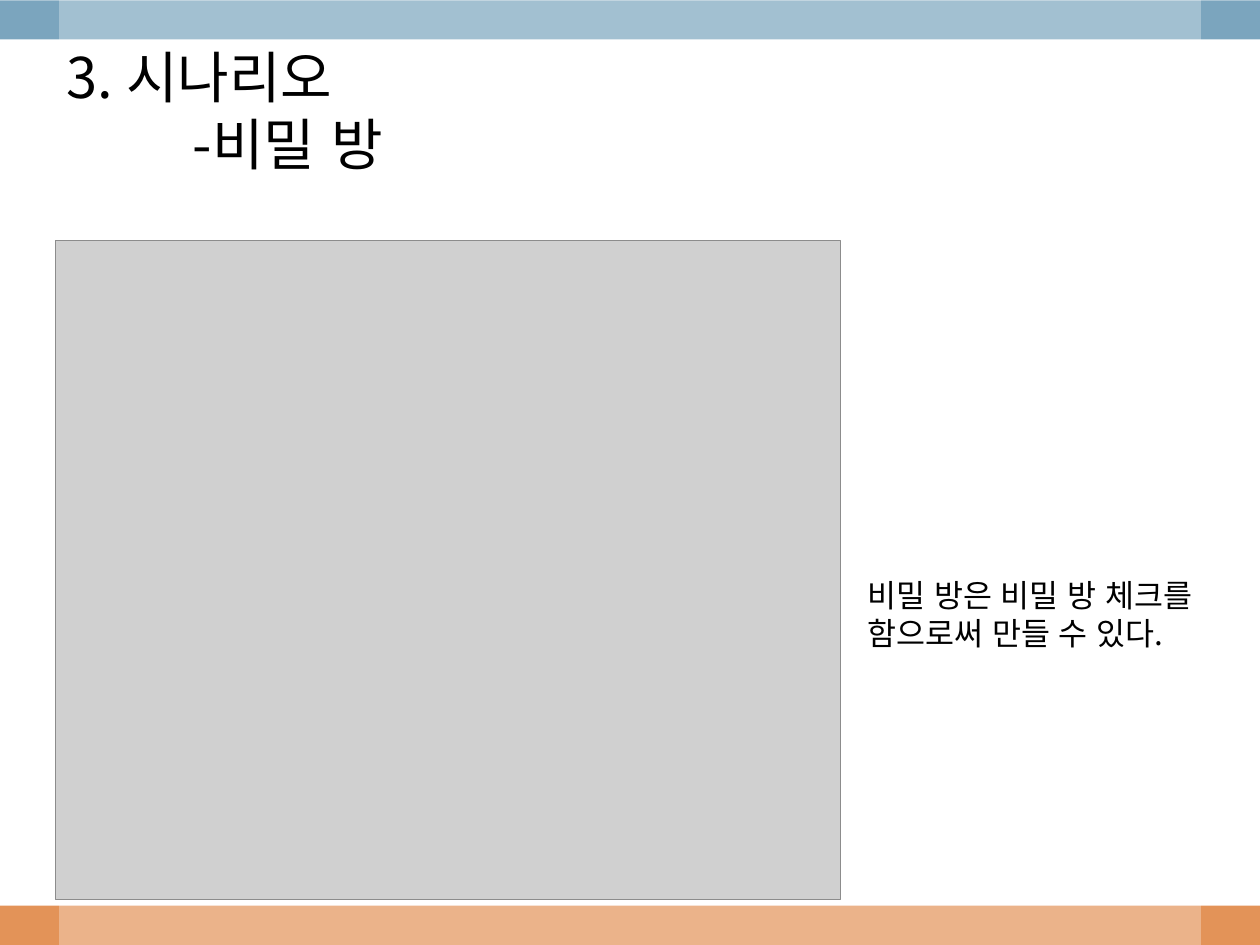
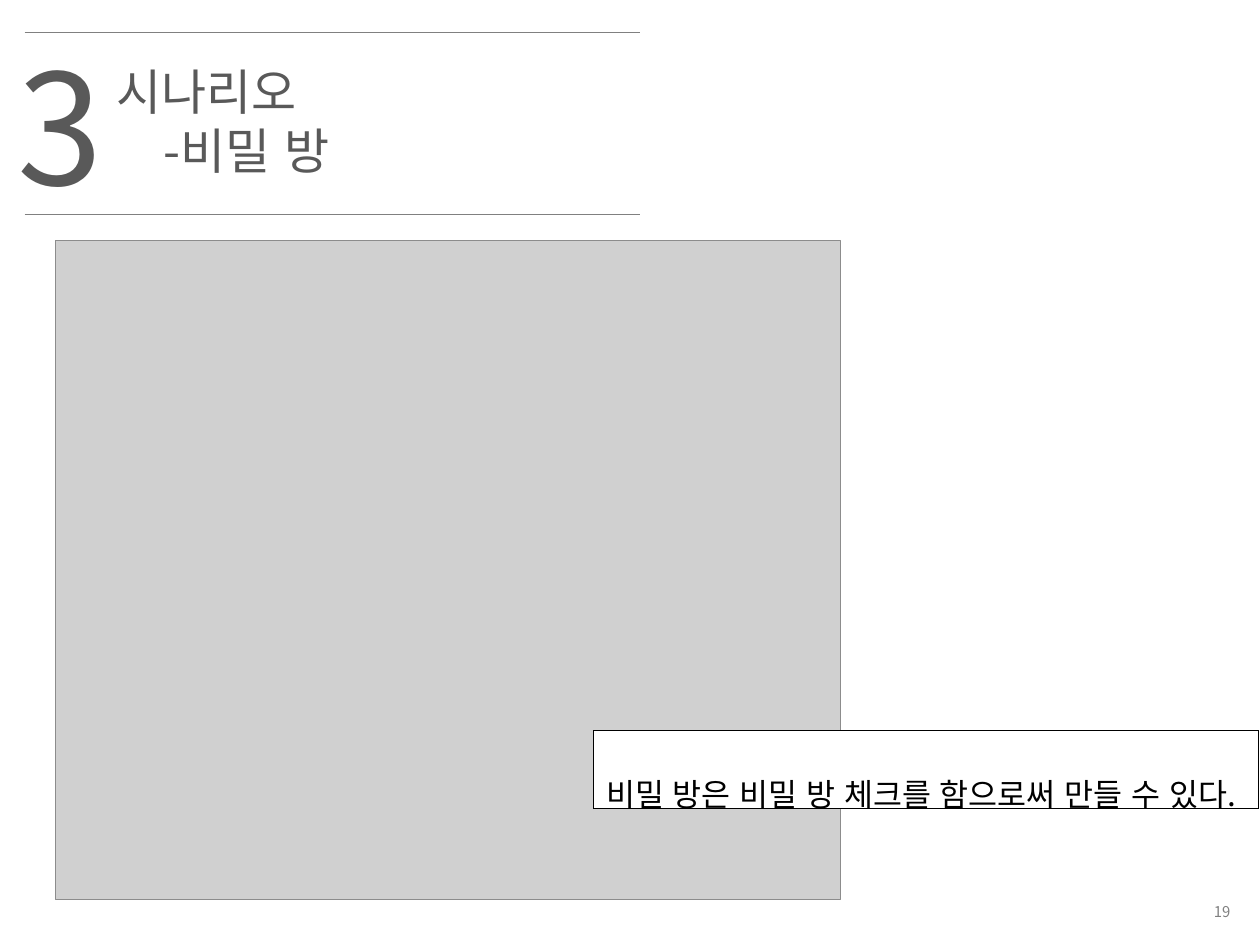
Before and after one commit to imjihun/EglobalStudy, a slide deck: slide 20 of ppt/chatting.pptx. Drawn at 1260x945 pixels with LibreOffice and Linux fonts; fonts in the diff are those of the drawing; grey boxes stand for pictures; background and template pictures are left out. Boxes give left, top, right and bottom in pixels: in the first picture for what was removed or moved away, otherwise in the second. Text is boxed around its words. In the diff, an @@ line names an element or a change of style, - is before the commit and + after.

```diff
--- a/ppt/chatting.pptx
+++ b/ppt/chatting.pptx
@@ rectangle removed at [0,0,1260,39] @@
@@ rectangle removed at [59,0,1201,945] @@
@@ text added at [17,32,102,215], 88 pt, text #595959 @@
+3
@@ line added from (25, 33) to (640, 33), #808080 0.75 pt @@
@@ text "시나리오": place and size @@
-text "시나리오" at [67,51,383,170]
+text "시나리오" at [117,69,329,173]
@@ text at [117,69,297,114]: text changed; size 32 to 28 pt; text colour #000000 to #595959 @@
-3. 시나리오
+시나리오
@@ text at [164,128,329,173]: size 32 to 28 pt, text colour #000000 to #595959 in "-비밀 방"; indent changed @@
@@ line added from (25, 214) to (640, 214), #808080 0.75 pt @@
@@ rectangle "비밀 방은 비밀 방 체크를 ...": place and size @@
-rectangle "비밀 방은 비밀 방 체크를 ..." at [867,581,1193,648]
+rectangle "비밀 방은 비밀 방 체크를 ..." at [593,731,1259,809]
@@ rectangle "비밀 방은 비밀 방 체크를 ..." at [593,731,1259,809]: line spacing 1 to 2; fill none to #FFFFFF; outline none to #000000 0.75 pt @@
@@ rectangle removed at [0,906,1260,945] @@
@@ page number added at [1214,906,1231,917], 8.5 pt, text #808080 @@
+19
```
Also in this commit, not shown: 31 other slides changed, 2 slides added, 1 slide removed, 1 other file.
